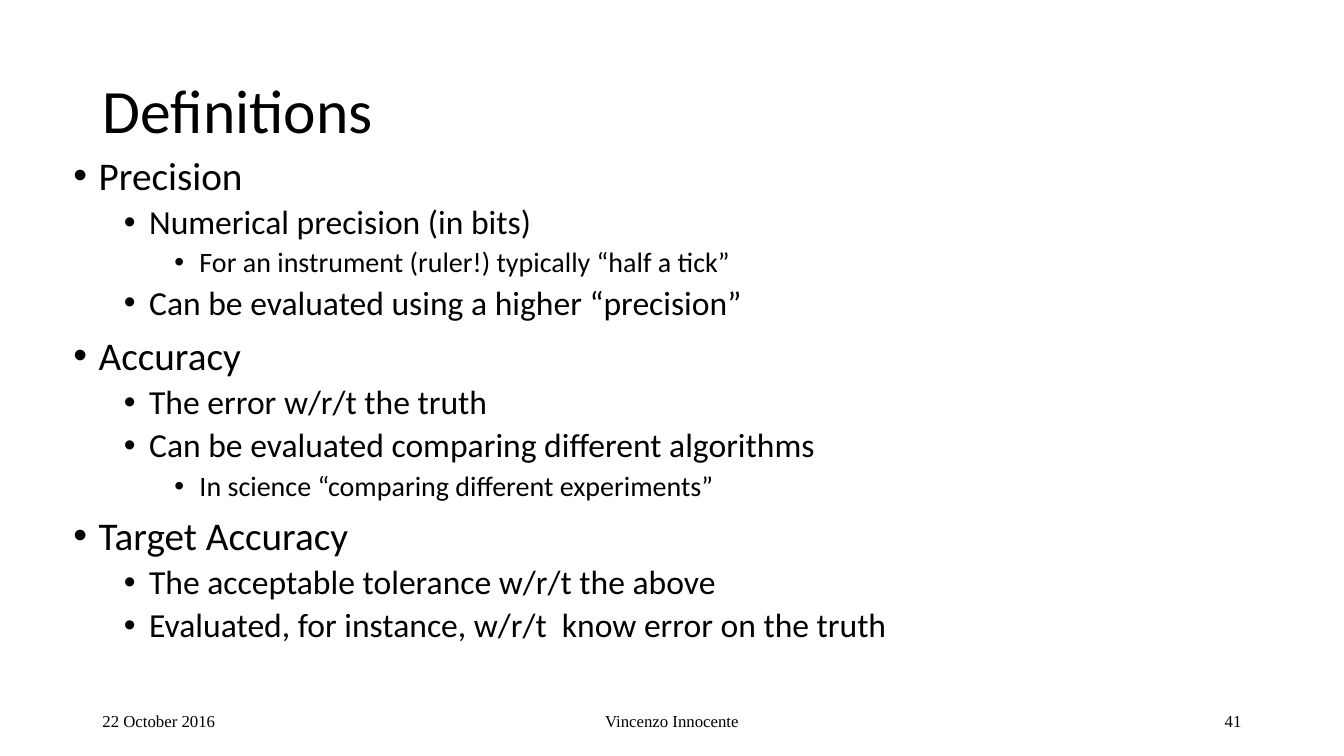
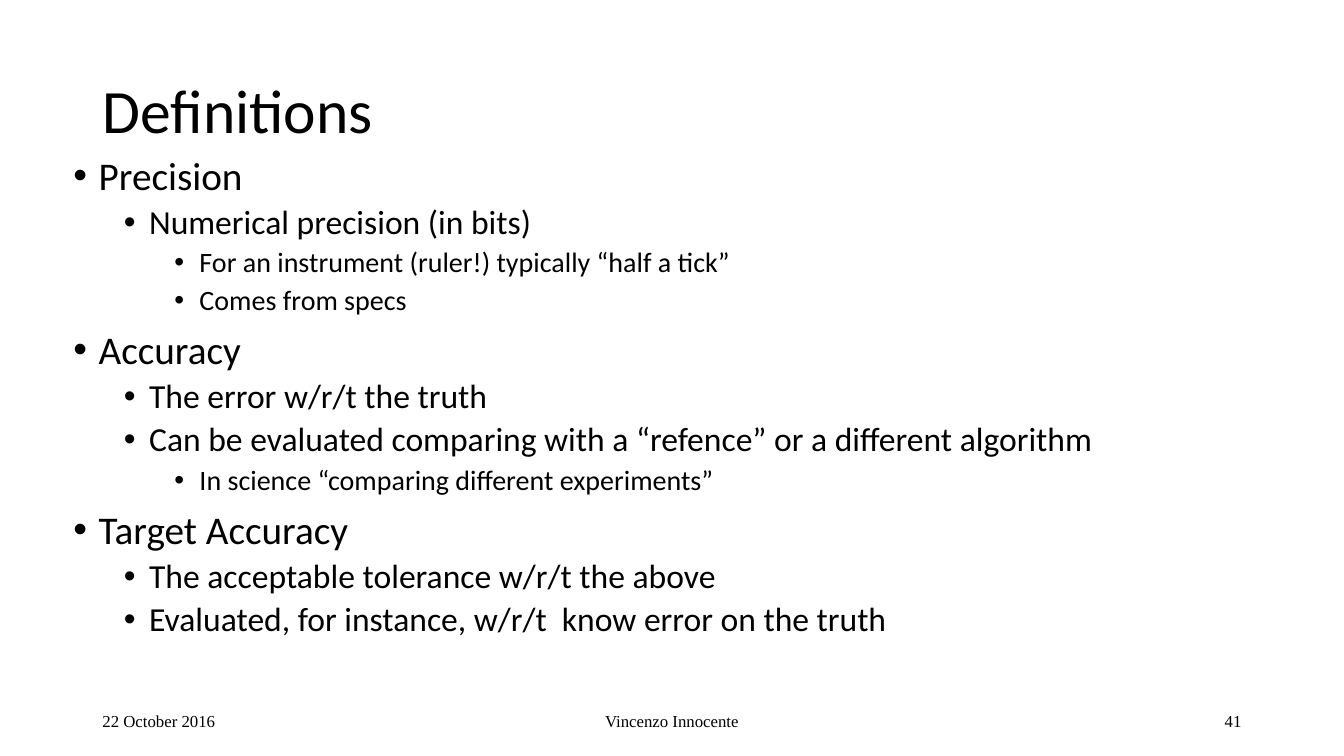
Before and after one commit to VinInn/FPCourse, a slide deck: slide 41 of Slides/FPforScientist.pptx. Drawn at 1344x756 pixels with LibreOffice and Linux fonts; fonts in the diff are those of the drawing. Boxes give left, top, right and bottom in pixels: in the first picture for what was removed or moved away, otherwise in the second. Text is boxed around its words. In the diff, an @@ line names an element or a change of style, - is before the commit and + after.

```diff
--- a/Slides/FPforScientist.pptx
+++ b/Slides/FPforScientist.pptx
@@ text at (199, 290, 406, 315): text changed; size 24 to 20 pt @@
-  • Can be evaluated using a higher “precision”
+    • Comes from specs
@@ text at (149, 427, 1092, 457): text changed @@
-  • Can be evaluated comparing different algorithms
+  • Can be evaluated comparing with a “refence” or a different algorithm
```
Also in this commit, not shown: 1 other slide changed.
